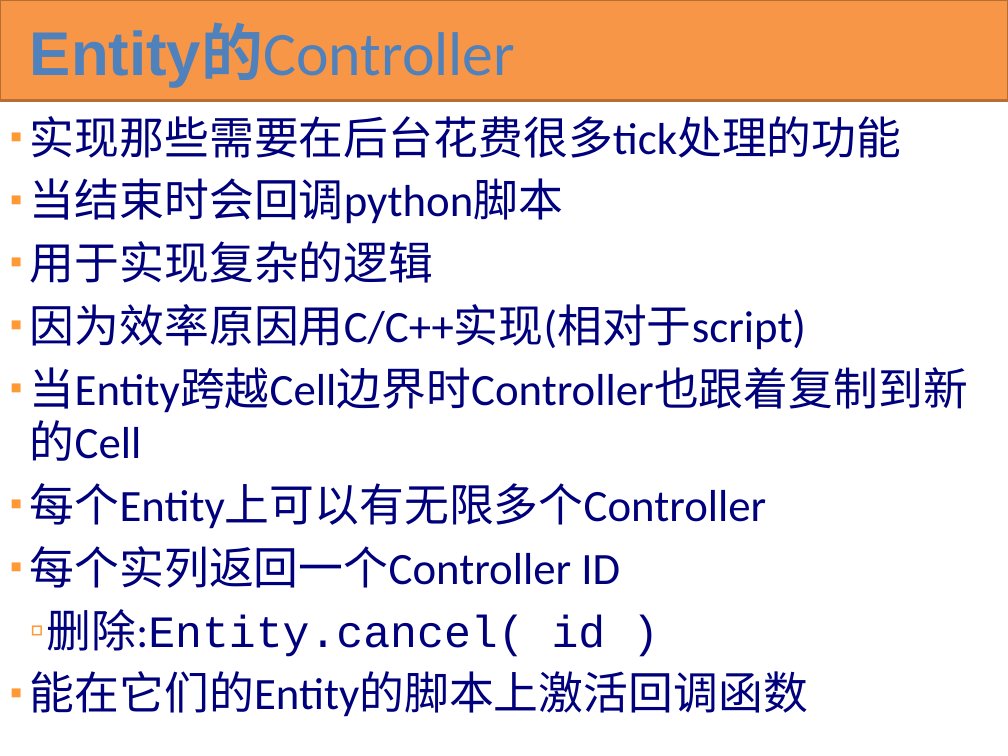
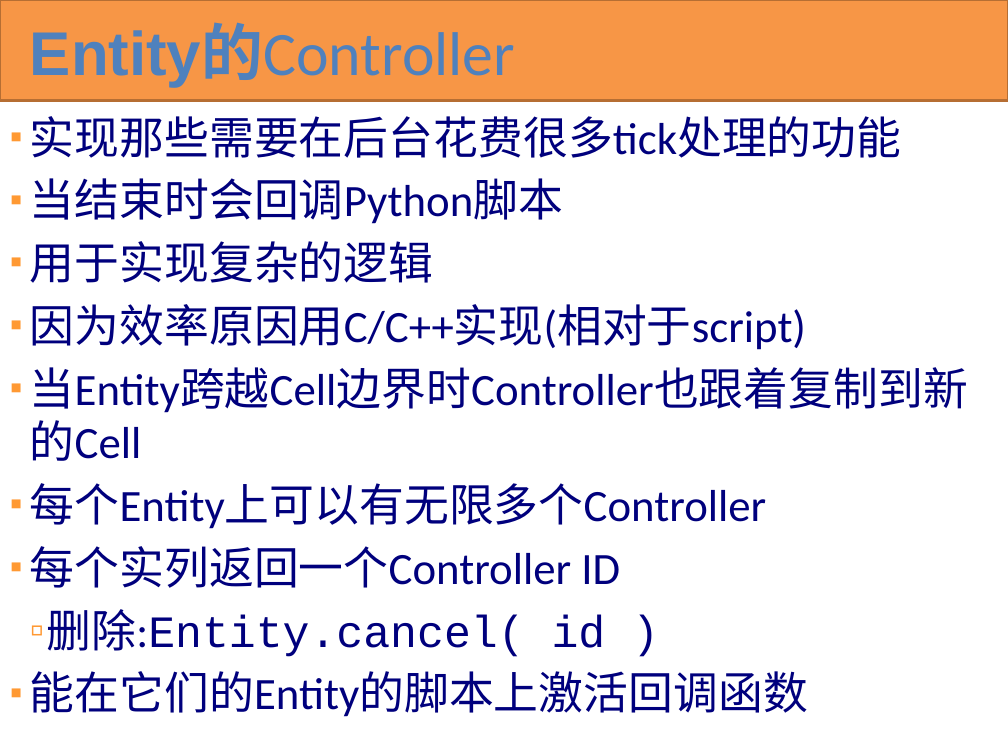
Before and after one commit to kbengine/kbengine_docs, a slide deck: slide 97 of KBEngine overview(cn).pptx. Drawn at 1008x756 pixels with LibreOffice and Linux fonts; fonts in the diff are those of the drawing. Boxes give left, top, right and bottom in pixels: in the first picture for what was removed or moved away, otherwise in the second. Text is boxed around its words. In the diff, an @@ line names an element or a change of style, - is before the commit and + after.

```diff
--- a/KBEngine overview(cn).pptx
+++ b/KBEngine overview(cn).pptx
@@ text at (30,178,563,224): text changed @@
-▪ 当结束时会回调python脚本
+▪ 当结束时会回调Python脚本
```
Also in this commit, not shown: 20 other slides changed.
